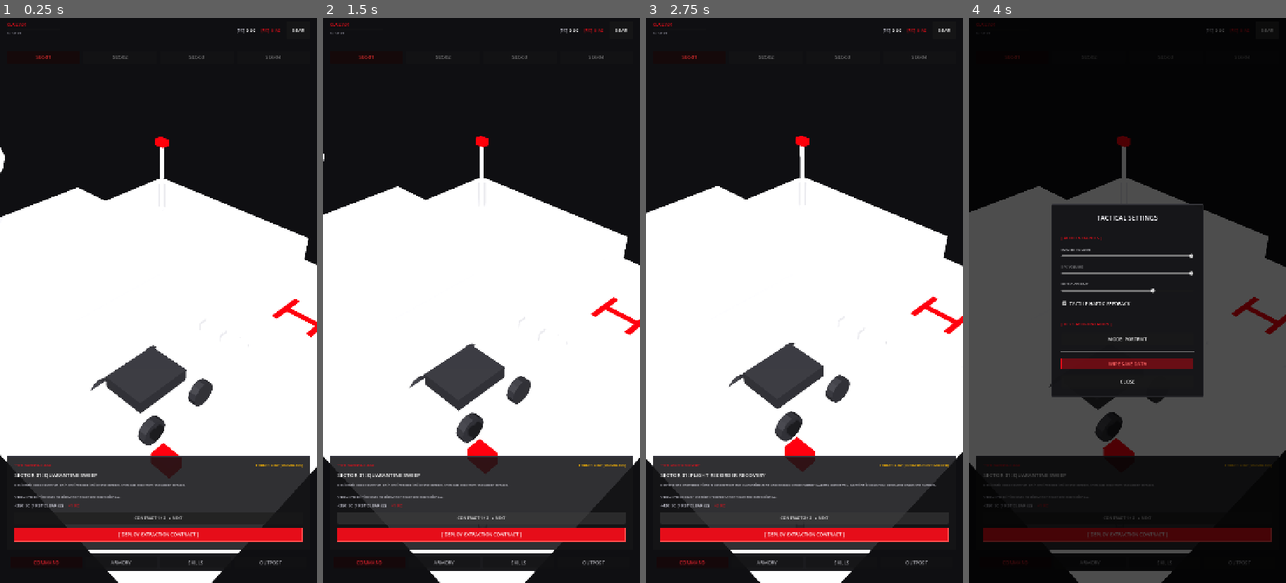
Above: before the commit, frames 1-4 (left to right).
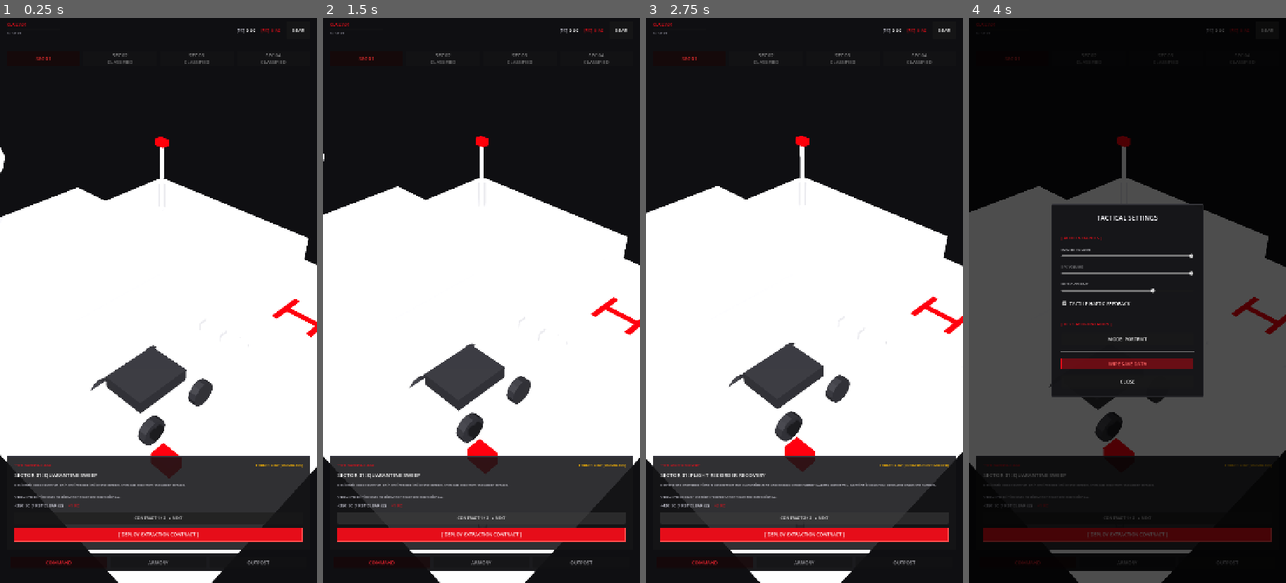
Above: after the commit, the same moments.

Repository: saitejatalari7/Zombie
Game: Godot game, scene res://scenes/ui/outpost_hub.tscn
The game is run twice, just before and just after one commit, with the same random seed, the same clock (stepped at 60 frames per second) and the same inputs.
Inputs:
- Up to frame 1 (0.25 s): no input
- Up to frame 2 (1.5 s): click "CONTRACT 1 / 2 ▸ NEXT" at 0.5 s; click "CONTRACT 2 / 2 ▸ NEXT" at 1.25 s
- Up to frame 3 (2.75 s): click "CONTRACT 1 / 2 ▸ NEXT" at 2 s
- Up to frame 4 (4 s): click "CONTRACT 2 / 2 ▸ NEXT" at 2.75 s; click "GEAR" at 3.5 s

The runs differ from the first frame. In frame 1, 0.4% of the frame differs, in the area x 10-91%, y 6-97%; in frame 2, 0.4%; in frame 3, 0.4%; in frame 4, 0.1%.

Commit message:
M1.5: Hide content that doesn't work in a run yet
- Sectors 2-4 show "CLASSIFIED" and can't be selected until the procedural
  generator (Milestone 2) builds them (GameManager.PLAYABLE_SECTORS)
- Shotgun and Heavy SMG show "IN DEVELOPMENT" and can't be selected or
  upgraded; the player only ever fires the carbine
- Skills tab hidden until a skill has gameplay code (IMPLEMENTED_SKILLS);
  skill definitions moved from the hub into GameManager
- Old saves: upgrades on unreleased weapons and unlocked unreleased skills
  are refunded on load (SC/RC), with a one-time notice in the hub
- Removed the Crimson Boss bounty (the boss doesn't exist yet)
- Outpost upgrade labels now describe only what each tier actually does,
  and the Helipad label shows the current evac hold time

Co-Authored-By: Claude Opus 5.5 <noreply@anthropic.com>
Claude-Session: https://claude.ai/code/session_01BT3vCbPdC4aKLDQCTu5m96

Diff:
--- a/scripts/game_manager.gd
+++ b/scripts/game_manager.gd
@@ -103,12 +103,64 @@
 	],
 }
 
+## Paired operative skills (Design Doc Section 5)
+const SKILLS_DATA: Dictionary = {
+	"blood_siphon": {
+		"name": "BLOOD SIPHON",
+		"pair": "crimson_berserker",
+		"desc": "+25% Fire Rate when standing in fresh blood pools.",
+		"cost_rc": 5,
+		"level_req": 2,
+	},
+	"hemorrhage_rounds": {
+		"name": "HEMORRHAGE ROUNDS",
+		"pair": "crimson_berserker",
+		"desc": "Zombies burst into 2x wider blood pools on death.",
+		"cost_rc": 5,
+		"level_req": 4,
+	},
+	"napalm_gel": {
+		"name": "NAPALM GEL",
+		"pair": "tactical_demolisher",
+		"desc": "Molotov fire burns 50% longer & slows targets by 40%.",
+		"cost_rc": 10,
+		"level_req": 6,
+	},
+	"thermobaric_ignition": {
+		"name": "THERMOBARIC IGNITION",
+		"pair": "tactical_demolisher",
+		"desc": "Shooting burning hostiles triggers concussive blasts.",
+		"cost_rc": 10,
+		"level_req": 8,
+	},
+	"silent_treads": {
+		"name": "SILENT TREADS",
+		"pair": "ghost_operative",
+		"desc": "Walking in blood leaves no scent tracks for Runners.",
+		"cost_rc": 15,
+		"level_req": 12,
+	},
+	"strobe_torch": {
+		"name": "STROBE TORCH",
+		"pair": "ghost_operative",
+		"desc": "In Night Ops, flashlight cone periodically stuns zombies.",
+		"cost_rc": 15,
+		"level_req": 15,
+	},
+}
+
+## Content that actually works in a run. Everything else shows as "in development"
+## in the hub and can't be bought; anything bought before this existed is refunded on load.
+const PLAYABLE_SECTORS: Array[int] = [1]
+const IMPLEMENTED_WEAPONS: Array[String] = ["assault_carbine"]
+const IMPLEMENTED_SKILLS: Array[String] = []
+const WEAPON_UPGRADE_COST_STEP := 150  # Tier N costs N * 150 SC (matches the Armory)
+
 ## Per-kill bounty (SC, unbanked until extraction) and XP.
 const KILL_REWARDS: Dictionary = {
 	"shambler": {"sc": 1, "xp": 2},
 	"runner": {"sc": 5, "xp": 4},
 	"tank": {"sc": 25, "xp": 15},
-	"crimson_boss": {"sc": 100, "xp": 50},
 }
 
 ## Clearance level each Sector unlocks at (index = sector id).
@@ -201,16 +253,20 @@
 	"shambler": 0,
 	"runner": 0,
 	"tank": 0,
-	"crimson_boss": 0
 }
 ## True between start_mission_run() and complete/fail/abandon. Guards against double payouts.
 var run_active: bool = false
 var last_mission_summary: Dictionary = {}
+## Set by load_game() when purchases of unreleased content were refunded; the hub shows it once.
+var pending_refund_sc: int = 0
+var pending_refund_rc: int = 0
 
 # ─── Lifecycle ─────────────────────────────────────────────────────────────────
 func _ready() -> void:
 	_init_default_upgrades()
 	load_game()
+	if pending_refund_sc > 0 or pending_refund_rc > 0:
+		save_game()
 	_apply_loaded_settings()
 	print("[GameManager] Ready — Clearance Lv.%d | Vault SC: %d | Vault RC: %d" % [
 		clearance_level, survival_coins, research_cores
@@ -718,7 +774,32 @@
 	total_missions_completed = _read_int(config, "stats", "total_missions_completed", 0, 0, 999999999)
 	total_extractions = _read_int(config, "stats", "total_extractions", 0, 0, 999999999)
 
+	_refund_unreleased_purchases()
 	game_loaded.emit()
+
+
+func is_sector_playable(sector_id: int) -> bool:
+	return sector_id in PLAYABLE_SECTORS
+
+
+func _refund_unreleased_purchases() -> void:
+	for weapon_id in WEAPON_IDS:
+		if weapon_id in IMPLEMENTED_WEAPONS:
+			continue
+		for track in UPGRADE_TRACKS:
+			var lv: int = weapon_upgrades[weapon_id][track]
+			if lv > 0:
+				pending_refund_sc += int(WEAPON_UPGRADE_COST_STEP * lv * (lv + 1) * 0.5)
+				weapon_upgrades[weapon_id][track] = 0
+	for skill_id in unlocked_skills.keys():
+		if skill_id not in IMPLEMENTED_SKILLS:
+			pending_refund_rc += int(SKILLS_DATA.get(skill_id, {}).get("cost_rc", 0))
+			unlocked_skills.erase(skill_id)
+	for slot in range(2):
+		if not is_skill_unlocked(equipped_skills[slot]):
+			equipped_skills[slot] = ""
+	survival_coins += pending_refund_sc
+	research_cores += pending_refund_rc
 
 
 func _try_load_config(path: String) -> ConfigFile:
--- a/scripts/outpost_hub.gd
+++ b/scripts/outpost_hub.gd
@@ -95,51 +95,8 @@
 const SCENE_SHOTGUN = preload("res://assets/models/weapons/tactical_shotgun.glb")
 const SCENE_SMG = preload("res://assets/models/weapons/high_caliber_smg.glb")
 
-# ─── Canonical Skill Data (Design Doc Section 5) ──────────────────────────────
-const SKILLS_DATA: Dictionary = {
-	"blood_siphon": {
-		"name": "BLOOD SIPHON",
-		"pair": "crimson_berserker",
-		"desc": "+25% Fire Rate when standing in fresh blood pools.",
-		"cost_rc": 5,
-		"level_req": 2,
-	},
-	"hemorrhage_rounds": {
-		"name": "HEMORRHAGE ROUNDS",
-		"pair": "crimson_berserker",
-		"desc": "Zombies burst into 2x wider blood pools on death.",
-		"cost_rc": 5,
-		"level_req": 4,
-	},
-	"napalm_gel": {
-		"name": "NAPALM GEL",
-		"pair": "tactical_demolisher",
-		"desc": "Molotov fire burns 50% longer & slows targets by 40%.",
-		"cost_rc": 10,
-		"level_req": 6,
-	},
-	"thermobaric_ignition": {
-		"name": "THERMOBARIC IGNITION",
-		"pair": "tactical_demolisher",
-		"desc": "Shooting burning hostiles triggers concussive blasts.",
-		"cost_rc": 10,
-		"level_req": 8,
-	},
-	"silent_treads": {
-		"name": "SILENT TREADS",
-		"pair": "ghost_operative",
-		"desc": "Walking in blood leaves no scent tracks for Runners.",
-		"cost_rc": 15,
-		"level_req": 12,
-	},
-	"strobe_torch": {
-		"name": "STROBE TORCH",
-		"pair": "ghost_operative",
-		"desc": "In Night Ops, flashlight cone periodically stuns zombies.",
-		"cost_rc": 15,
-		"level_req": 15,
-	},
-}
+# Skill definitions live in GameManager (shared with save refunds)
+@onready var skills_data: Dictionary = GameManager.SKILLS_DATA
 
 # ─── Lifecycle ─────────────────────────────────────────────────────────────────
 func _ready() -> void:
@@ -167,12 +124,57 @@
 		om.orientation_changed.connect(_on_orientation_changed)
 		_apply_responsive_layout(om.is_portrait)
 
+	_lock_unreleased_content()
+
 	# Initial UI refresh
 	switch_tab(Tab.COMMAND_BOARD)
 	select_sector(1)
 	select_weapon("assault_carbine")
 	_refresh_top_bar()
 	_refresh_base_upgrades()
+
+
+## Weapons and skills that don't work in a run yet can't be selected or bought.
+func _lock_unreleased_content() -> void:
+	var weapon_buttons := {
+		"tactical_shotgun": weapon_shotgun_btn,
+		"high_caliber_smg": weapon_smg_btn,
+	}
+	for weapon_id in weapon_buttons:
+		var btn: Button = weapon_buttons[weapon_id]
+		if btn and weapon_id not in GameManager.IMPLEMENTED_WEAPONS:
+			btn.disabled = true
+			btn.text += "\nIN DEVELOPMENT"
+	if btn_tab_skills:
+		btn_tab_skills.visible = not GameManager.IMPLEMENTED_SKILLS.is_empty()
+
+	var gm = get_node_or_null("/root/GameManager")
+	if gm and (gm.pending_refund_sc > 0 or gm.pending_refund_rc > 0):
+		_show_toast("REFUNDED %d SC + %d RC for gear still in development" % [gm.pending_refund_sc, gm.pending_refund_rc])
+		gm.pending_refund_sc = 0
+		gm.pending_refund_rc = 0
+
+
+func _show_toast(text: String) -> void:
+	var label := Label.new()
+	label.text = text
+	label.horizontal_alignment = HORIZONTAL_ALIGNMENT_CENTER
+	label.autowrap_mode = TextServer.AUTOWRAP_WORD_SMART
+	label.add_theme_font_size_override("font_size", 16)
+	label.add_theme_color_override("font_color", Color(1.0, 0.72, 0.0))
+	var bg := StyleBoxFlat.new()
+	bg.bg_color = Color(0.067, 0.067, 0.075, 0.95)
+	bg.set_content_margin_all(14)
+	label.add_theme_stylebox_override("normal", bg)
+	label.set_anchors_preset(Control.PRESET_CENTER_TOP)
+	label.offset_left = -300.0
+	label.offset_right = 300.0
+	label.offset_top = 140.0
+	add_child(label)
+	var tween := create_tween()
+	tween.tween_interval(4.0)
+	tween.tween_property(label, "modulate:a", 0.0, 0.5)
+	tween.tween_callback(label.queue_free)
 
 
 func _process(delta: float) -> void:
@@ -266,6 +268,8 @@
 	var max_sec: int = gm.highest_sector_unlocked if gm else 1
 	if sector_id > max_sec:
 		return  # Locked
+	if gm and not gm.is_sector_playable(sector_id):
+		return  # Classified: map not built yet
 
 	selected_sector = sector_id
 	selected_contract_index = contract_index
@@ -302,10 +306,15 @@
 	var gm = get_node_or_null("/root/GameManager")
 	var max_sec: int = gm.highest_sector_unlocked if gm else 1
 
-	if sector_1_btn: sector_1_btn.disabled = (1 > max_sec)
-	if sector_2_btn: sector_2_btn.disabled = (2 > max_sec)
-	if sector_3_btn: sector_3_btn.disabled = (3 > max_sec)
-	if sector_4_btn: sector_4_btn.disabled = (4 > max_sec)
+	var buttons := [sector_1_btn, sector_2_btn, sector_3_btn, sector_4_btn]
+	for i in range(buttons.size()):
+		var btn: Button = buttons[i]
+		if not btn:
+			continue
+		var sector_id := i + 1
+		var playable: bool = gm.is_sector_playable(sector_id) if gm else sector_id == 1
+		btn.disabled = (sector_id > max_sec) or not playable
+		btn.text = "SEC-%02d" % sector_id if playable else "SEC-%02d\nCLASSIFIED" % sector_id
 
 	if sector_1_btn: sector_1_btn.modulate = Color(1, 0.2, 0.2) if selected_sector == 1 else Color(1, 1, 1)
 	if sector_2_btn: sector_2_btn.modulate = Color(1, 0.2, 0.2) if selected_sector == 2 else Color(1, 1, 1)
@@ -426,8 +435,10 @@
 	for child in skill_matrix_container.get_children():
 		child.queue_free()
 
-	for skill_id in SKILLS_DATA:
-		var data: Dictionary = SKILLS_DATA[skill_id]
+	for skill_id in skills_data:
+		if skill_id not in GameManager.IMPLEMENTED_SKILLS:
+			continue
+		var data: Dictionary = skills_data[skill_id]
 
 		var card := PanelContainer.new()
 		card.custom_minimum_size = Vector2(280, 110)
@@ -467,8 +478,8 @@
 
 	# Update top 2 equipped slots
 	var eq: Array[String] = gm.get_equipped_skills()
-	var s0_name: String = SKILLS_DATA[eq[0]]["name"] if SKILLS_DATA.has(eq[0]) else (eq[0].to_upper() if eq[0] != "" else "[ EMPTY ]")
-	var s1_name: String = SKILLS_DATA[eq[1]]["name"] if SKILLS_DATA.has(eq[1]) else (eq[1].to_upper() if eq[1] != "" else "[ EMPTY ]")
+	var s0_name: String = skills_data[eq[0]]["name"] if skills_data.has(eq[0]) else (eq[0].to_upper() if eq[0] != "" else "[ EMPTY ]")
+	var s1_name: String = skills_data[eq[1]]["name"] if skills_data.has(eq[1]) else (eq[1].to_upper() if eq[1] != "" else "[ EMPTY ]")
 	equipped_slot_0_btn.text = "SLOT 1: %s" % s0_name
 	equipped_slot_1_btn.text = "SLOT 2: %s" % s1_name
 
@@ -493,7 +504,7 @@
 	# Update all skill cards
 	for card in skill_matrix_container.get_children():
 		var skill_id: String = card.get_meta("skill_id")
-		var data: Dictionary = SKILLS_DATA[skill_id]
+		var data: Dictionary = skills_data[skill_id]
 		var btn: Button = card.find_child("ActionBtn")
 		if not btn: continue
 
@@ -542,7 +553,7 @@
 			gm.equip_skill(1, skill_id)
 	else:
 		# Unlock with RC
-		var cost: int = SKILLS_DATA[skill_id]["cost_rc"]
+		var cost: int = skills_data[skill_id]["cost_rc"]
 		if gm.spend_research_cores(cost):
 			gm.unlock_skill(skill_id)
 			if eq[0] == "":
@@ -566,9 +577,9 @@
 	var medbay_lv: int = gm.get_outpost_level("medbay")
 	var helipad_lv: int = gm.get_outpost_level("helipad")
 
-	comms_level_label.text = "COMMS ARRAY // TIER %d/5\n+15%% Contract Payouts & Threat Scans" % comms_lv
-	medbay_level_label.text = "FIELD MEDBAY // TIER %d/5\n+20 Starting Armor & Emergency Stim" % medbay_lv
-	helipad_level_label.text = "TACTICAL HELIPAD // TIER %d/5\n-3s Evac Timer & Flare Reinforcements" % helipad_lv
+	comms_level_label.text = "COMMS ARRAY // TIER %d/5\n+15%% Contract Payouts per tier" % comms_lv
+	medbay_level_label.text = "FIELD MEDBAY // TIER %d/5\n+20 Starting Health per tier" % medbay_lv
+	helipad_level_label.text = "TACTICAL HELIPAD // TIER %d/5\n-3s Evac Hold per tier (now %ds)" % [helipad_lv, int(gm.get_evac_hold_time())]
 
 	_setup_base_upgrade_btn(comms_upgrade_btn, comms_lv, gm.survival_coins, gm.research_cores)
 	_setup_base_upgrade_btn(medbay_upgrade_btn, medbay_lv, gm.survival_coins, gm.research_cores)
